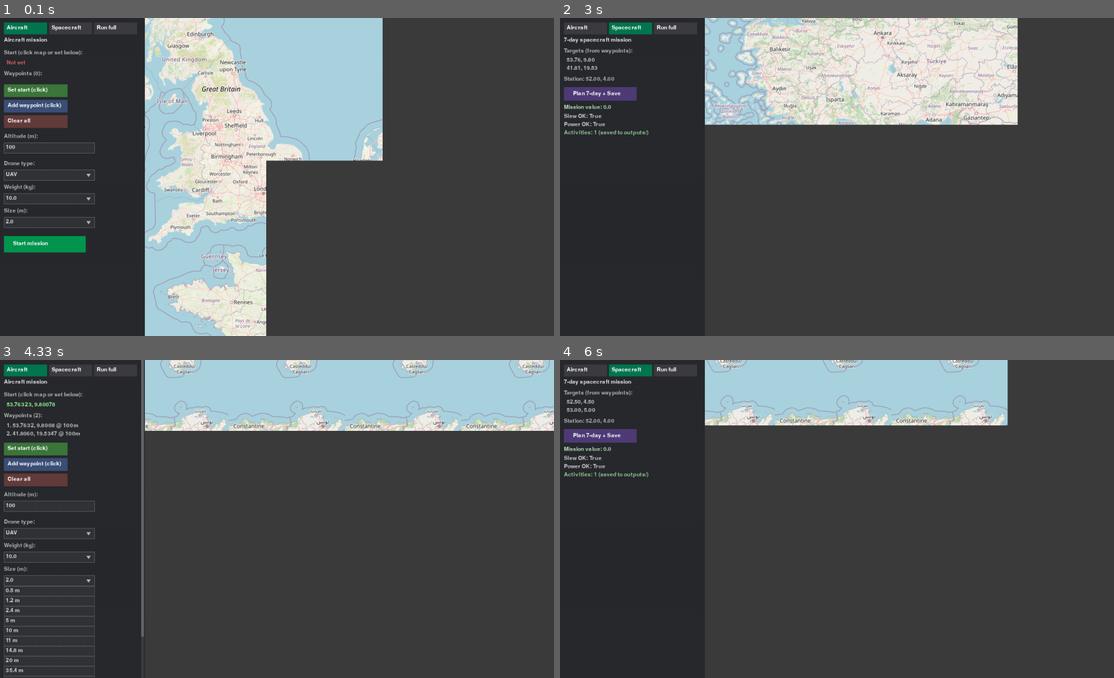
Above: before the commit, frames 1-4 (two rows, left to right).
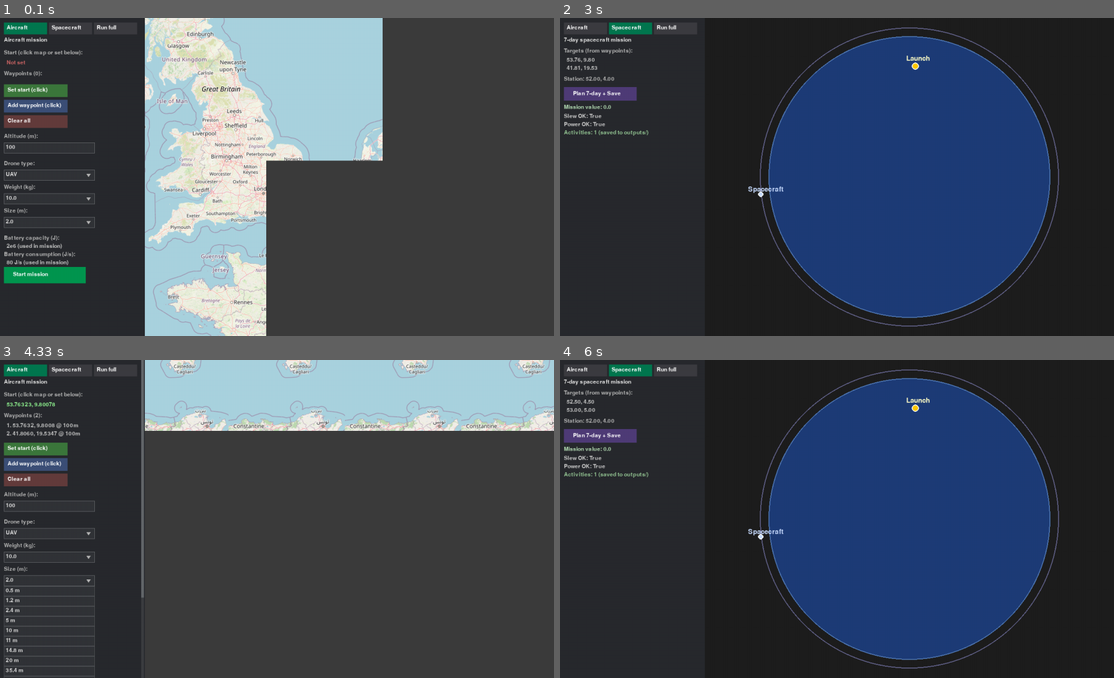
Above: after the commit, the same moments.

Repository: comsompom/AeroHack
Game: pygame game, started from pygame_viz/main.py
The game is run twice, just before and just after one commit, with the same random seed, the same clock (stepped at 60 frames per second) and the same inputs.
Inputs (mouse positions are in pixels of both pictures, inside the frame that each line leads up to):
- Up to frame 1 (0.1 s): no input
- Up to frame 2 (3 s): click (632, 27) at 0.38 s; press the mouse at (598, 94) at 0.7 s; move the mouse to (620, 129) at 0.8 s; release the mouse at (637, 167) at 0.93 s; press the mouse at (676, 27) at 1.03 s; move the mouse to (759, 46) at 1.13 s; release the mouse at (842, 62) at 1.27 s; click (864, 81) at 1.38 s; press the mouse at (604, 78) at 1.7 s; move the mouse to (654, 132) at 1.8 s; release the mouse at (698, 189) at 1.93 s; press the mouse at (676, 27) at 2.03 s; move the mouse to (715, 148) at 2.13 s; release the mouse at (753, 269) at 2.27 s; click (986, 211) at 2.38 s; press the mouse at (632, 27) at 2.7 s; move the mouse to (820, 142) at 2.8 s; release the mouse at (1008, 253) at 2.93 s
- Up to frame 3 (4.33 s): press the mouse at (27, 369) at 3.03 s; move the mouse to (249, 410) at 3.13 s; release the mouse at (470, 455) at 3.27 s; press the mouse at (44, 633) at 3.37 s; move the mouse to (249, 604) at 3.47 s; release the mouse at (448, 579) at 3.6 s; press the mouse at (49, 531) at 3.7 s; move the mouse to (204, 534) at 3.8 s; release the mouse at (354, 538) at 3.93 s; click (72, 617) at 4.05 s
- Up to frame 4 (6 s): press the mouse at (609, 639) at 4.37 s; move the mouse to (798, 569) at 4.47 s; release the mouse at (992, 499) at 4.6 s; press the mouse at (593, 480) at 4.7 s; move the mouse to (731, 490) at 4.8 s; release the mouse at (870, 503) at 4.93 s; press the mouse at (609, 515) at 5.03 s; move the mouse to (753, 515) at 5.13 s; release the mouse at (903, 515) at 5.27 s; press the mouse at (609, 490) at 5.37 s; move the mouse to (670, 519) at 5.47 s; release the mouse at (731, 550) at 5.6 s; press the mouse at (632, 369) at 5.7 s; move the mouse to (825, 417) at 5.8 s; release the mouse at (1025, 464) at 5.93 s

The runs differ from the first frame. In frame 1, 1.7% of the frame differs, in the area x 0-16%, y 68-84%; in frame 2, 74%, in the area x 26-100%, y 0-100%; in frame 3, less than 0.1%; in frame 4, 74%.

Commit message:
update the visualization

Diff:
--- a/pygame_viz/main.py
+++ b/pygame_viz/main.py
@@ -17,8 +17,9 @@
 from pygame_viz.elevation import get_elevations_bulk
 from pygame_viz.weather import get_weather_for_waypoints
 from pygame_viz.config import DRONE_TYPES, PLANE_MODELS_WAR, PLANE_MODELS_CIVIL, DroneConfig
-from pygame_viz.mission_runner import run_mission, interpolate_position
+from pygame_viz.mission_runner import run_mission, interpolate_position, interpolate_energy
 from pygame_viz.pipeline import run_aircraft_to_outputs, run_spacecraft_to_outputs, run_full_pipeline
+from pygame_viz.spacecraft_view import draw_spacecraft_view
 
 # Layout
 MAP_WIDTH = 900
@@ -68,6 +69,9 @@
     panel_content_height = WIN_H  # set by draw_panel
     save_in_progress = False  # True while background thread is saving mission
     mission_saved_message = ""  # "Mission created and saved. ..." after save completes
+    mission_crashed = False  # True when fuel/battery depleted during replay
+    mission_crash_pos = None  # (lat, lon) where vehicle crashed or failed
+    mission_crash_is_plane = True  # True = plane (crash), False = drone/UAV (failing down)
 
     # Dropdown option values (weight kg, size m, altitude m)
     WEIGHT_OPTS = [1, 5, 10, 25, 50, 100, 500, 1100, 2200, 11600, 79000]
@@ -321,7 +325,21 @@
                     buttons.append((f"choice_plane_model_{i}", ropt))
                 y += len(models) * dd_option_h
             y += 8
-        y += 10
+        y += 8
+        # Fuel (plane) / Battery (drone, UAV): capacity and consumption — checked during mission; depletion = crash/fail
+        is_plane = (dt == "Plane")
+        cap_label = "Fuel capacity (J):" if is_plane else "Battery capacity (J):"
+        cons_label = "Fuel consumption (J/s):" if is_plane else "Battery consumption (J/s):"
+        surf.blit(font.render(cap_label, True, (180, 180, 180)), (10, y))
+        surf.blit(font.render("  2e6 (used in mission)", True, (200, 200, 200)), (10, y + 18))
+        y += 36
+        surf.blit(font.render(cons_label, True, (180, 180, 180)), (10, y))
+        surf.blit(font.render("  80 J/s (used in mission)", True, (200, 200, 200)), (10, y + 18))
+        y += 28
+        if mission_crashed:
+            surf.blit(font.render("CRASHED (fuel out)" if mission_crash_is_plane else "FAILING DOWN (battery out)", True, (255, 100, 80)), (10, y))
+            y += 20
+        y += 6
         # Start mission
         b_go = pygame.Rect(10, y, 180, 36)
         if mission_plan is None and not save_in_progress:
@@ -462,6 +480,8 @@
                                     start_lat = start_lon = None
                                     mission_plan = None
                                     aircraft_result = None
+                                    mission_crashed = False
+                                    mission_crash_pos = None
                                     dropdown_open = None
                                 elif name == "dropdown_drone_type":
                                     dropdown_open = "drone_type" if dropdown_open != "drone_type" else None
@@ -565,13 +585,24 @@
                 if e.buttons[0] or e.buttons[2]:  # left or right button drag
                     map_view.pan(-e.rel[0], -e.rel[1])
 
-        # Update flight position for replay (plane moves along planned route)
+        # Update flight position for replay (plane/drone moves along planned route; check fuel/battery)
         if mission_plan and mission_start_time is not None and mission_plan.get("timestamps"):
             elapsed = (time.time() - mission_start_time) * flight_speed
             total_t = mission_plan["timestamps"][-1]
+            if not mission_crashed:
+                energy_result = interpolate_energy(mission_plan, elapsed)
+                if energy_result is not None:
+                    energy_used, energy_budget = energy_result
+                    if energy_used >= energy_budget:
+                        mission_crashed = True
+                        mission_crash_pos = interpolate_position(mission_plan, elapsed) or (mission_plan["waypoints"][-1][0], mission_plan["waypoints"][-1][1])
+                        mission_crash_is_plane = (DRONE_TYPES[drone_type_idx] == "Plane")
             if total_t <= 0:
                 current_flight_pos = (mission_plan["waypoints"][0][0], mission_plan["waypoints"][0][1]) if mission_plan.get("waypoints") else None
                 current_flight_idx = 0
+            elif mission_crashed and mission_crash_pos:
+                current_flight_pos = mission_crash_pos
+                current_flight_idx = -1
             elif elapsed >= total_t:
                 current_flight_pos = (mission_plan["waypoints"][-1][0], mission_plan["waypoints"][-1][1])
                 current_flight_idx = len(mission_plan["waypoints"]) - 1
@@ -584,23 +615,35 @@
             current_flight_pos = None
             current_flight_idx = -1
 
-        # Draw: panel on left, map on right
+        # Draw: panel on left, map or spacecraft view on right
         screen.fill((40, 42, 46))
-        # Map area (right side)
         map_surf = screen.subsurface(map_rect())
         map_surf.fill((30, 30, 30))
-        map_view.draw(map_surf)
-        all_wps = waypoints if waypoints else []
-        # Always show user waypoints (so they never disappear). When mission running, show planned path and plane.
-        if mission_plan and mission_plan.get("waypoints"):
-            map_view.draw_path_line(map_surf, mission_plan["waypoints"])
-            map_view.draw_waypoint_markers(map_surf, all_wps, start_idx=0, current_idx=-1)
+        if viz_mode == 1:
+            # Spacecraft tab: full Earth with launch point and spacecraft in orbit
+            draw_spacecraft_view(map_surf, map_width, win_h, station_lat, station_lon, orbit_altitude_km=400.0)
         else:
-            map_view.draw_waypoints(map_surf, all_wps, start_idx=0, current_idx=-1)
-        if current_flight_pos:
-            pt = map_view.lat_lon_to_screen(current_flight_pos[0], current_flight_pos[1])
-            pygame.draw.circle(map_surf, (255, 200, 0), pt, 12)
-            pygame.draw.circle(map_surf, (255, 255, 255), pt, 12, 3)
+            # Aircraft or Run full: 2D map
+            map_view.draw(map_surf)
+            all_wps = waypoints if waypoints else []
+            if mission_plan and mission_plan.get("waypoints"):
+                map_view.draw_path_line(map_surf, mission_plan["waypoints"])
+                map_view.draw_waypoint_markers(map_surf, all_wps, start_idx=0, current_idx=-1)
+            else:
+                map_view.draw_waypoints(map_surf, all_wps, start_idx=0, current_idx=-1)
+            if current_flight_pos:
+                pt = map_view.lat_lon_to_screen(current_flight_pos[0], current_flight_pos[1])
+                if mission_crashed and mission_crash_pos:
+                    if mission_crash_is_plane:
+                        pygame.draw.circle(map_surf, (180, 40, 40), pt, 14)
+                        pygame.draw.line(map_surf, (255, 255, 255), (pt[0] - 10, pt[1] - 10), (pt[0] + 10, pt[1] + 10), 3)
+                        pygame.draw.line(map_surf, (255, 255, 255), (pt[0] + 10, pt[1] - 10), (pt[0] - 10, pt[1] + 10), 3)
+                    else:
+                        pygame.draw.circle(map_surf, (200, 80, 40), pt, 14)
+                        pygame.draw.polygon(map_surf, (255, 255, 255), [(pt[0], pt[1] - 12), (pt[0] - 8, pt[1] + 10), (pt[0] + 8, pt[1] + 10)])
+                else:
+                    pygame.draw.circle(map_surf, (255, 200, 0), pt, 12)
+                    pygame.draw.circle(map_surf, (255, 255, 255), pt, 12, 3)
         # Panel (left side): draw to tall surface, then blit visible region with scroll
         panel_content_surf = pygame.Surface((PANEL_WIDTH, MAX_PANEL_CONTENT_HEIGHT))
         buttons, panel_content_height = draw_panel(panel_content_surf)
--- a/pygame_viz/mission_runner.py
+++ b/pygame_viz/mission_runner.py
@@ -1,6 +1,8 @@
 """
 Run mission from waypoints using aircraft planner; return path with timestamps for replay.
 """
+from __future__ import annotations
+
 import os
 import sys
 
@@ -84,3 +86,29 @@
             lon = waypoints[i][1] + a * (waypoints[i + 1][1] - waypoints[i][1])
             return (float(lat), float(lon))
     return None
+
+
+def interpolate_energy(plan: dict, t: float) -> tuple[float, float] | None:
+    """Return (energy_used, energy_budget) at time t. Returns None if plan has no states or model."""
+    states = plan.get("states")
+    model = plan.get("_model")
+    if not states or not model:
+        return None
+    budget = getattr(model, "energy_budget", None)
+    if budget is None:
+        return None
+    t = float(t)
+    if t <= states[0].t:
+        return (float(states[0].energy_used), float(budget))
+    if t >= states[-1].t:
+        return (float(states[-1].energy_used), float(budget))
+    for i in range(len(states) - 1):
+        t0, t1 = states[i].t, states[i + 1].t
+        if t0 <= t <= t1:
+            dt = t1 - t0
+            if dt <= 0:
+                return (float(states[i + 1].energy_used), float(budget))
+            a = (t - t0) / dt
+            e = states[i].energy_used + a * (states[i + 1].energy_used - states[i].energy_used)
+            return (float(e), float(budget))
+    return None
--- a/pygame_viz/pipeline.py
+++ b/pygame_viz/pipeline.py
@@ -59,10 +59,13 @@
     }
 
     wp_alt = plan.get("waypoints_with_altitude") or [(p[0], p[1], model.default_altitude_m) for p in plan["waypoints"]]
-    planned_route = [
-        {"lat": p[0], "lon": p[1], "alt_m": p[2], "t": plan["timestamps"][i]}
-        for i, p in enumerate(wp_alt)
-    ]
+    states = plan.get("states") or []
+    planned_route = []
+    for i, p in enumerate(wp_alt):
+        entry = {"lat": p[0], "lon": p[1], "alt_m": p[2], "t": plan["timestamps"][i]}
+        if i < len(states):
+            entry["energy_used"] = getattr(states[i], "energy_used", None)
+        planned_route.append(entry)
 
     # Same output structure as run_all.run_aircraft() so saved JSON matches main mission module
     out = {
--- /dev/null
+++ b/pygame_viz/spacecraft_view.py
@@ -0,0 +1,71 @@
+"""
+Full-Earth spacecraft view: globe, launch point, orbit, and spacecraft position.
+"""
+import math
+import time
+
+try:
+    import pygame
+except ImportError:
+    pygame = None
+
+# Earth radius km (for scale)
+EARTH_R_KM = 6371.0
+
+
+def orbit_period_sec(altitude_km: float) -> float:
+    """Period of circular orbit at altitude (km)."""
+    mu = 398600.44  # km^3/s^2
+    r = EARTH_R_KM + altitude_km
+    return 2 * math.pi * math.sqrt(r ** 3 / mu)
+
+
+def draw_spacecraft_view(
+    surface,
+    width: int,
+    height: int,
+    launch_lat: float,
+    launch_lon: float,
+    orbit_altitude_km: float = 400.0,
+) -> None:
+    """
+    Draw full Earth (globe), launch point on the surface, orbit circle, and spacecraft moving along orbit.
+    """
+    if not pygame:
+        return
+    cx = width // 2
+    cy = height // 2
+    earth_r_px = min(width, height) // 2 - 40
+    # Earth: blue-green globe
+    pygame.draw.circle(surface, (30, 60, 120), (cx, cy), earth_r_px)
+    pygame.draw.circle(surface, (80, 120, 180), (cx, cy), earth_r_px, 2)
+    # Launch point on Earth surface (lat/lon -> point on circle)
+    lat_rad = math.radians(launch_lat)
+    lon_rad = math.radians(launch_lon)
+    lx = cx + int(earth_r_px * math.cos(lat_rad) * math.sin(lon_rad))
+    ly = cy - int(earth_r_px * math.sin(lat_rad))
+    pygame.draw.circle(surface, (255, 200, 0), (lx, ly), 8)
+    pygame.draw.circle(surface, (255, 255, 255), (lx, ly), 8, 2)
+    # Label
+    try:
+        font = pygame.font.Font(None, 22)
+        t = font.render("Launch", True, (255, 255, 200))
+        surface.blit(t, (lx - 20, ly - 24))
+    except Exception:
+        pass
+    # Orbit circle (spacecraft path)
+    orbit_r_px = earth_r_px * (EARTH_R_KM + orbit_altitude_km) / EARTH_R_KM
+    orbit_r_px = min(orbit_r_px, min(width, height) // 2 - 10)
+    pygame.draw.circle(surface, (100, 100, 140), (cx, cy), int(orbit_r_px), 2)
+    # Spacecraft position on orbit (animated)
+    period = orbit_period_sec(orbit_altitude_km)
+    angle = 2 * math.pi * (time.time() % period) / period
+    sx = cx + int(orbit_r_px * math.cos(angle))
+    sy = cy - int(orbit_r_px * math.sin(angle))
+    pygame.draw.circle(surface, (200, 220, 255), (sx, sy), 6)
+    pygame.draw.circle(surface, (255, 255, 255), (sx, sy), 6, 2)
+    try:
+        t = font.render("Spacecraft", True, (200, 220, 255))
+        surface.blit(t, (sx - 28, sy - 18))
+    except Exception:
+        pass
--- a/src/run_all.py
+++ b/src/run_all.py
@@ -72,14 +72,17 @@
         "altitude_within_envelope": altitude_ok,
     }
 
-    # Ordered plan with timing and altitude (required: flight path/waypoints with timestamps)
+    # Ordered plan with timing, altitude, and energy_used (for web/Pygame crash/fail viz)
     wp_alt = plan.get("waypoints_with_altitude") or [
         (p[0], p[1], model.default_altitude_m) for p in plan["waypoints"]
     ]
-    planned_route = [
-        {"lat": p[0], "lon": p[1], "alt_m": p[2], "t": plan["timestamps"][i]}
-        for i, p in enumerate(wp_alt)
-    ]
+    states = plan.get("states") or []
+    planned_route = []
+    for i, p in enumerate(wp_alt):
+        entry = {"lat": p[0], "lon": p[1], "alt_m": p[2], "t": plan["timestamps"][i]}
+        if i < len(states):
+            entry["energy_used"] = getattr(states[i], "energy_used", None)
+        planned_route.append(entry)
 
     out = {
         "module": "Aircraft (UAV / fixed-wing)",
--- a/tests/webapp/test_app.py
+++ b/tests/webapp/test_app.py
@@ -45,3 +45,14 @@
         assert "activities" in data or "mission_value" in data or "error" in data
     else:
         assert r.status_code == 404
+
+
+def test_api_settings_returns_json(client):
+    r = client.get("/api/settings")
+    assert r.status_code == 200
+    assert r.content_type and "json" in r.content_type
+    data = r.get_json()
+    assert "aircraft" in data and "spacecraft" in data
+    assert "waypoints" in data["aircraft"]
+    assert "energy_budget" in data["aircraft"]
+    assert "station" in data["spacecraft"]
--- a/webapp/app.py
+++ b/webapp/app.py
@@ -62,6 +62,48 @@
     return data
 
 
+@app.route("/api/settings")
+def api_settings():
+    """Return current mission settings (same as Pygame: waypoints, model, spacecraft) from mission_settings."""
+    try:
+        from src.mission_settings import (
+            AIRCRAFT_WAYPOINTS,
+            AIRCRAFT_CRUISE_SPEED_MS,
+            AIRCRAFT_MAX_TURN_RATE_DEGS,
+            AIRCRAFT_ENERGY_BUDGET,
+            AIRCRAFT_CONSUMPTION_PER_SECOND,
+            AIRCRAFT_MIN_ALTITUDE_M,
+            AIRCRAFT_MAX_ALTITUDE_M,
+            AIRCRAFT_DEFAULT_ALTITUDE_M,
+            SPACECRAFT_ALTITUDE_KM,
+            SPACECRAFT_TARGETS,
+            SPACECRAFT_STATION,
+            SPACECRAFT_SCHEDULE_DAYS,
+        )
+        waypoints = [list(w) for w in AIRCRAFT_WAYPOINTS]
+        return jsonify({
+            "aircraft": {
+                "waypoints": waypoints,
+                "cruise_speed_ms": AIRCRAFT_CRUISE_SPEED_MS,
+                "max_turn_rate_degs": AIRCRAFT_MAX_TURN_RATE_DEGS,
+                "energy_budget": AIRCRAFT_ENERGY_BUDGET,
+                "consumption_per_second": AIRCRAFT_CONSUMPTION_PER_SECOND,
+                "min_altitude_m": AIRCRAFT_MIN_ALTITUDE_M,
+                "max_altitude_m": AIRCRAFT_MAX_ALTITUDE_M,
+                "default_altitude_m": AIRCRAFT_DEFAULT_ALTITUDE_M,
+            },
+            "spacecraft": {
+                "altitude_km": SPACECRAFT_ALTITUDE_KM,
+                "targets": [list(t) for t in SPACECRAFT_TARGETS],
+                "station": list(SPACECRAFT_STATION),
+                "schedule_days": SPACECRAFT_SCHEDULE_DAYS,
+            },
+            "drone_types": ["UAV", "Plane", "Spacecraft", "Quadcopter"],
+        })
+    except Exception as e:
+        return jsonify({"error": str(e)}), 500
+
+
 @app.route("/api/start_mission", methods=["POST"])
 def api_start_mission():
     """Run the pipeline from mission_settings; write to outputs/. Returns JSON { ok: true } or error."""
Not shown, changed: webapp/templates/index.html
